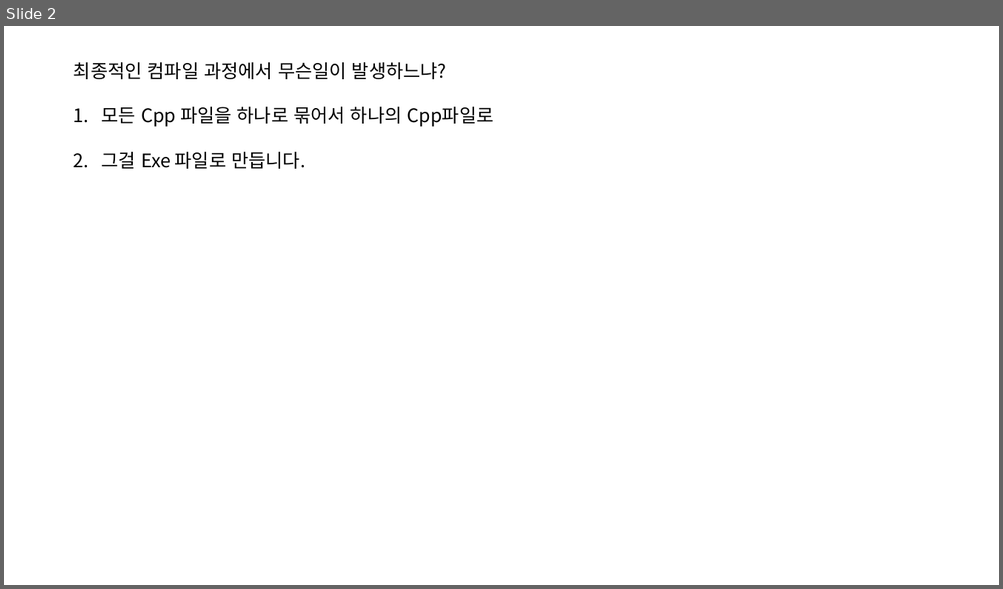
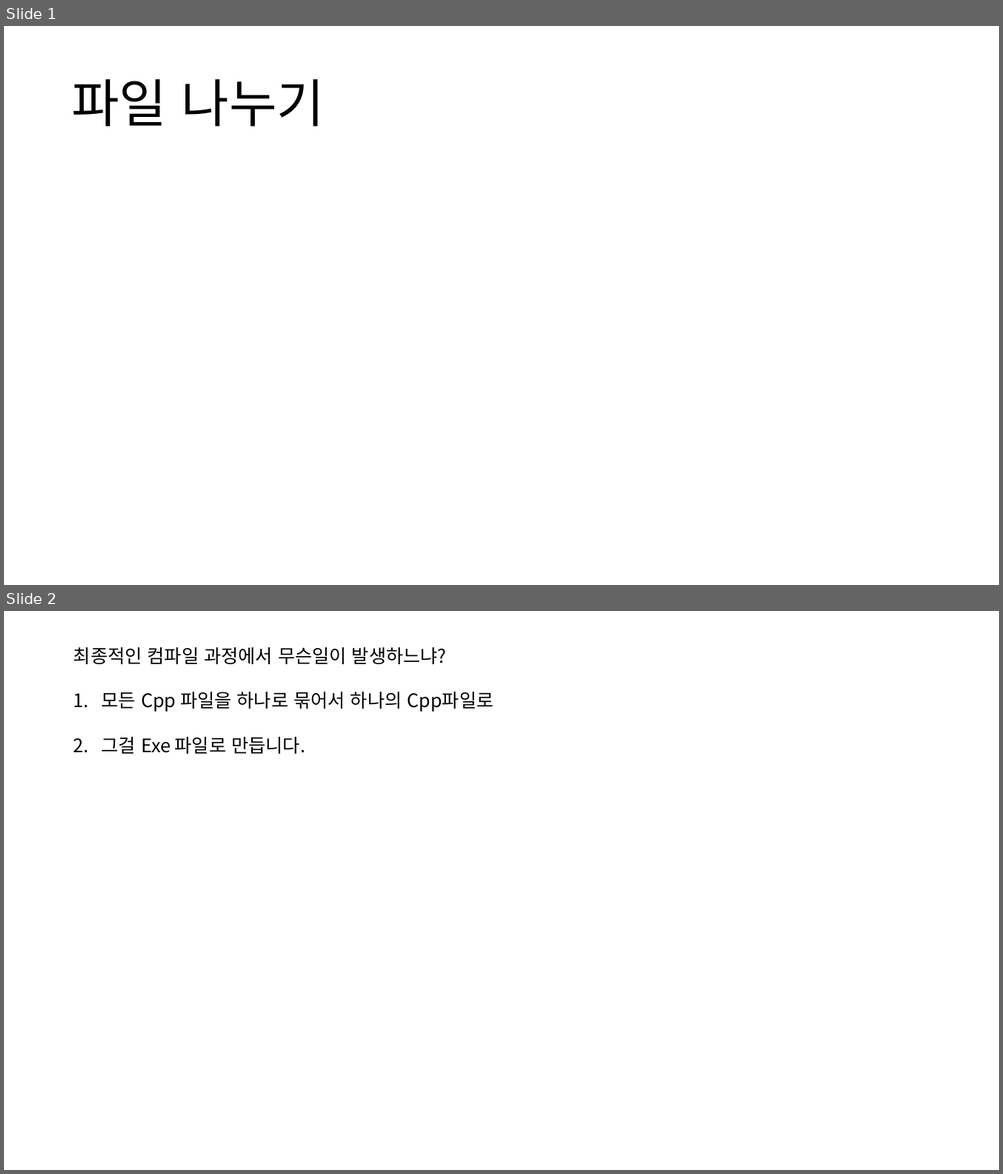
Before and after one commit to JaeSuGang/AssortRockAssignment, a slide deck: DOC/240927_파일나누기.pptx. Shown one above the other, each under a label of ours: slide 2 before the commit, slides 1 and 2 after it. The pictures are 1003x589 and 1003x1174 pixels, drawn with LibreOffice and Linux fonts; fonts in the diff are those of the drawing. Boxes give left, top, right and bottom in pixels: in the first picture for what was removed or moved away, otherwise in the second. Text is boxed around its words. In the diff, an @@ line names an element or a change of style, - is before the commit and + after.

```diff
--- a/DOC/240927_파일나누기.pptx
+++ b/DOC/240927_파일나누기.pptx
@@ slide 1 added at (4, 26, 999, 585), background #FFFFFF @@
@@ text added at (71, 79, 324, 127), 50 pt, text #000000 @@
+파일 나누기
```
Also in this commit, not shown: 3 other slides added, 3 slides removed, 20 other files.
